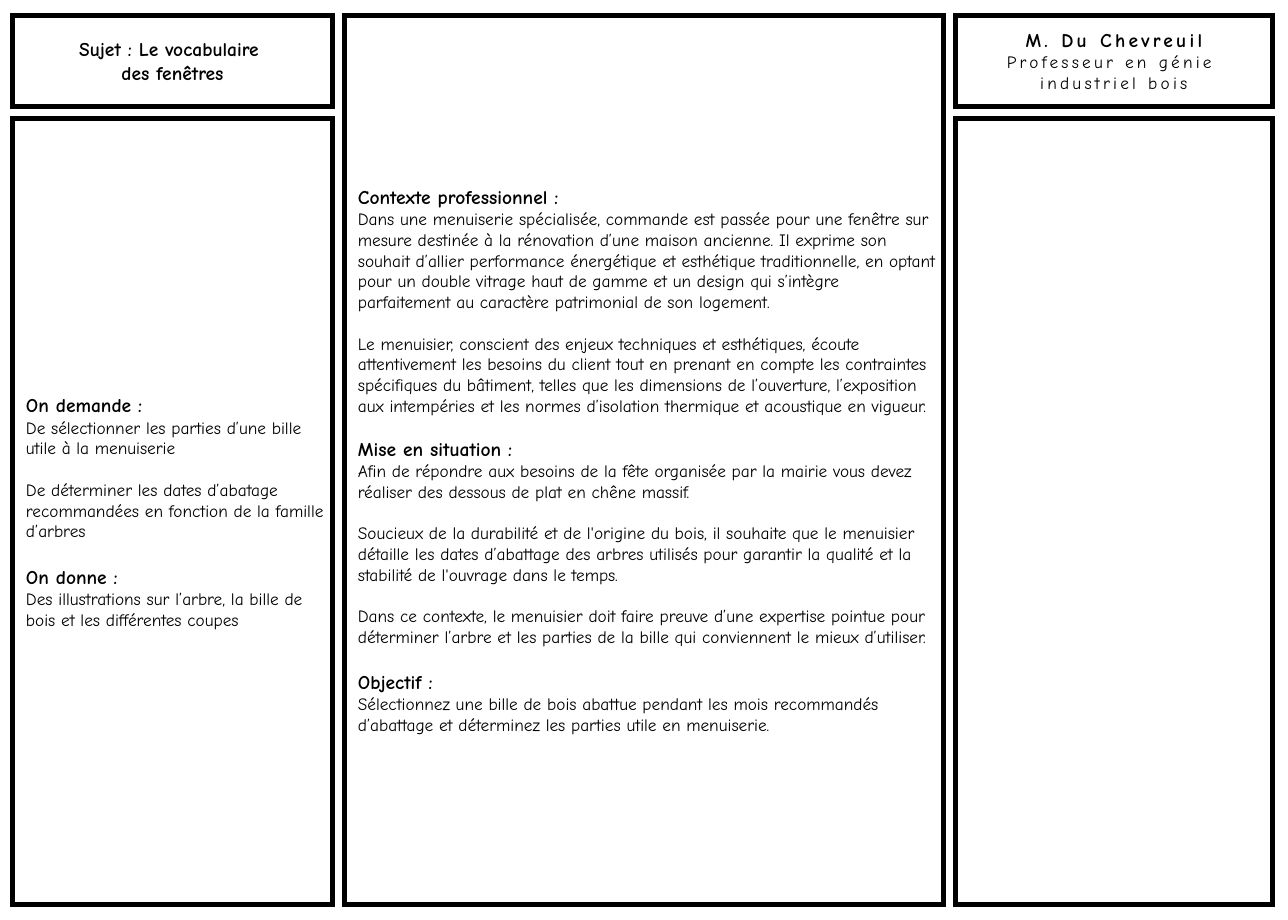
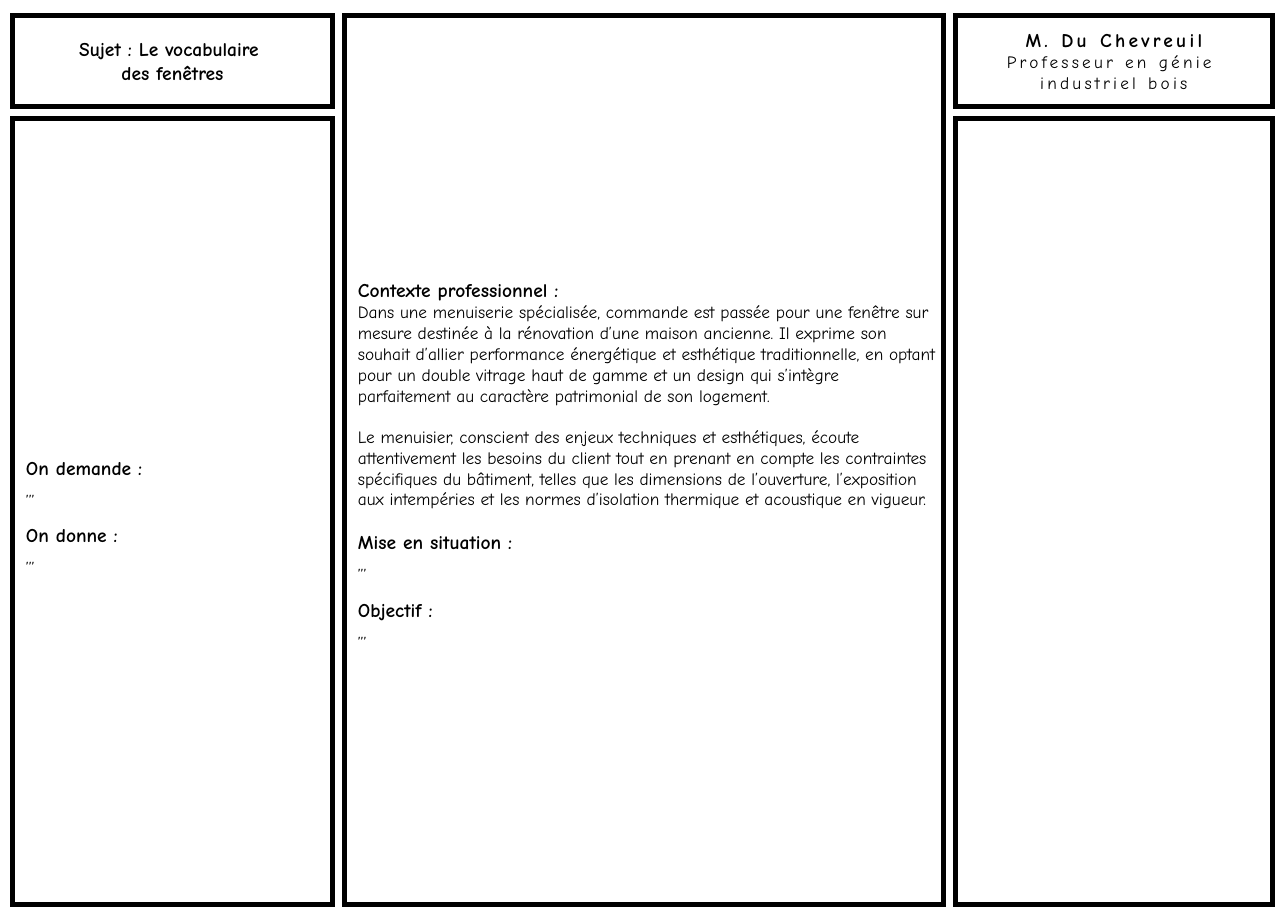
Before and after one commit to kduchevreuil/Cours-Menuiserie, a slide deck: slide 3 of Dossier Fenetre Volet/Dossier Fenetre Volet.pptx. Drawn at 1288x920 pixels with LibreOffice and Linux fonts; fonts in the diff are those of the drawing. Boxes give left, top, right and bottom in pixels: in the first picture for what was removed or moved away, otherwise in the second. Text is boxed around its words. In the diff, an @@ line names an element or a change of style, - is before the commit and + after.

```diff
--- a/Dossier Fenetre Volet/Dossier Fenetre Volet.pptx
+++ b/Dossier Fenetre Volet/Dossier Fenetre Volet.pptx
@@ text in rectangle at (x1=26, y1=421, x2=324, y2=537): text changed @@
-De sélectionner les parties d’une bille utile à la menuiserie
-De déterminer les dates d’abatage recommandées en fonction de la famille d’arbres
+,,,
@@ text in rectangle at (x1=358, y1=464, x2=926, y2=647): text changed @@
-Afin de répondre aux besoins de la fête organisée par la mairie vous devez réaliser des dessous de plat en chêne massif.
-Soucieux de la durabilité et de l'origine du bois, il souhaite que le menuisier détaille les dates d’abattage des arbres utilisés pour garantir la qualité et la stabilité de l'ouvrage dans le temps.
-Dans ce contexte, le menuisier doit faire preuve d’une expertise pointue pour déterminer l’arbre et les parties de la bille qui conviennent le mieux d’utiliser.
+,,,
@@ text in rectangle at (x1=26, y1=592, x2=303, y2=630): text changed @@
-Des illustrations sur l’arbre, la bille de bois et les différentes coupes
+,,,
@@ text in rectangle at (x1=358, y1=697, x2=879, y2=735): text changed @@
-Sélectionnez une bille de bois abattue pendant les mois recommandés d’abattage et déterminez les parties utile en menuiserie.
+,,,
```
Also in this commit, not shown: 2 other slides changed, 3 slides added, 3 other files.
